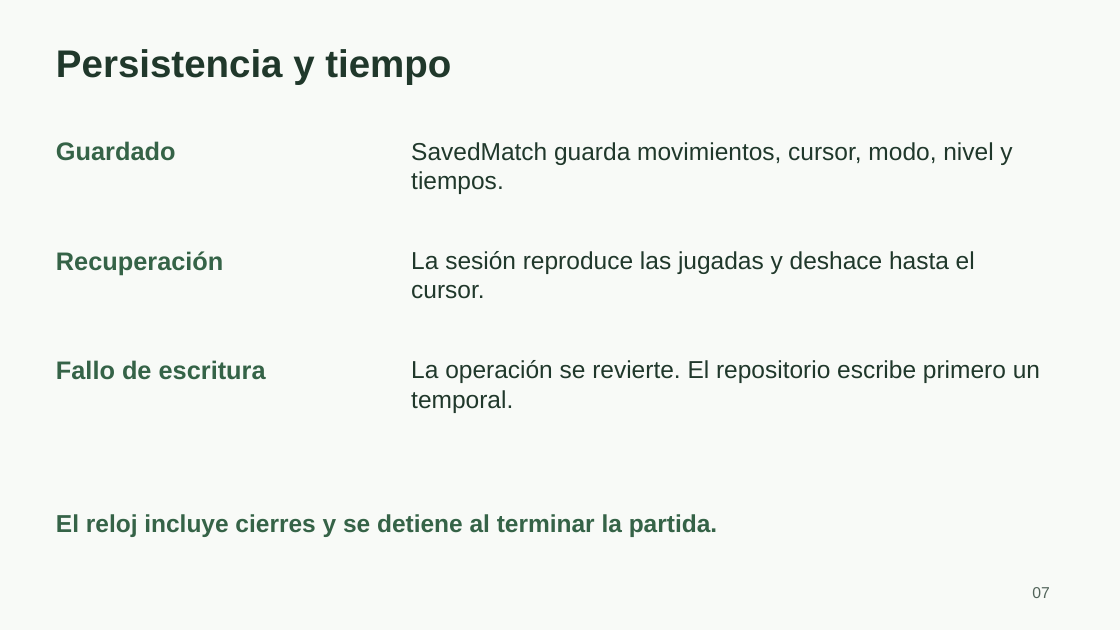
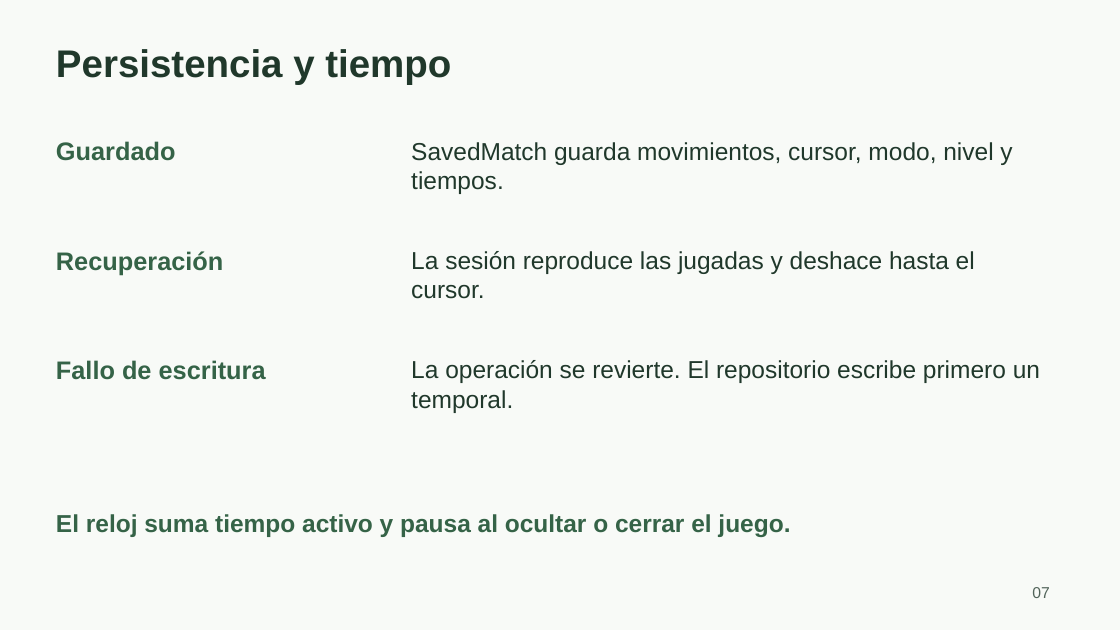
Before and after one commit to juligali/Ajedrez-TPO, a slide deck: slide 7 of docs/BLOCKMATE-final.pptx. Drawn at 1120x630 pixels with LibreOffice and Linux fonts; fonts in the diff are those of the drawing. Boxes give left, top, right and bottom in pixels: in the first picture for what was removed or moved away, otherwise in the second. Text is boxed around its words. In the diff, an @@ line names an element or a change of style, - is before the commit and + after.

```diff
--- a/docs/BLOCKMATE-final.pptx
+++ b/docs/BLOCKMATE-final.pptx
@@ text at (56,514,790,537): text changed @@
-El reloj incluye cierres y se detiene al terminar la partida.
+El reloj suma tiempo activo y pausa al ocultar o cerrar el juego.
```
Also in this commit, not shown: 2 other slides changed, 2 slides added, 31 other files.
